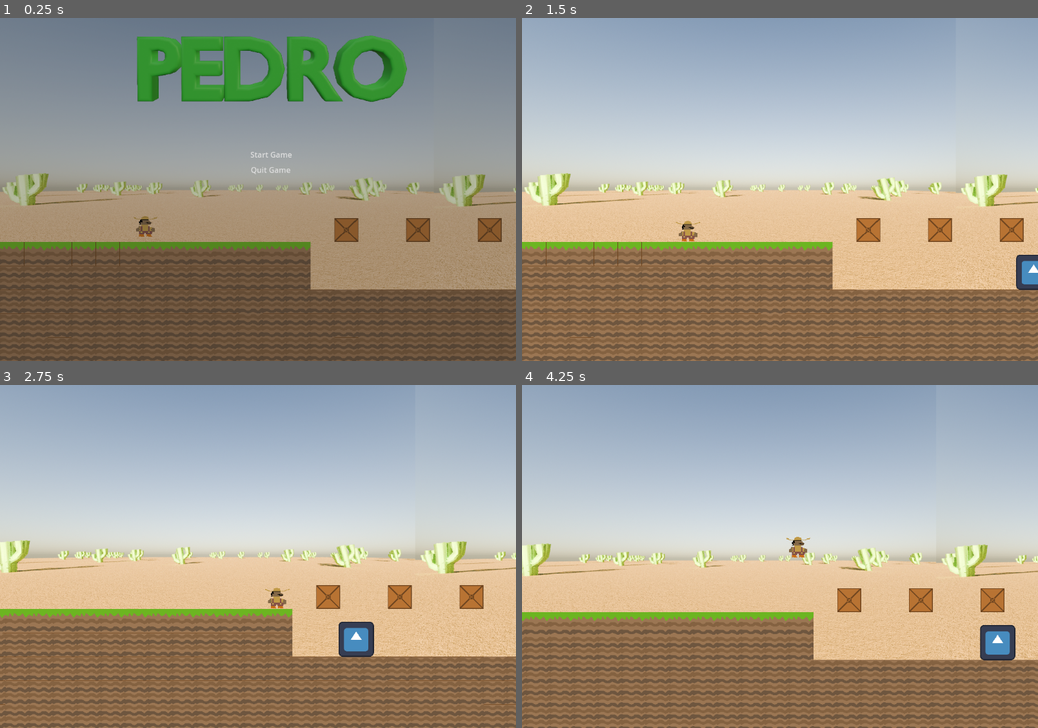
Above: before the commit, frames 1-4 (two rows, left to right).
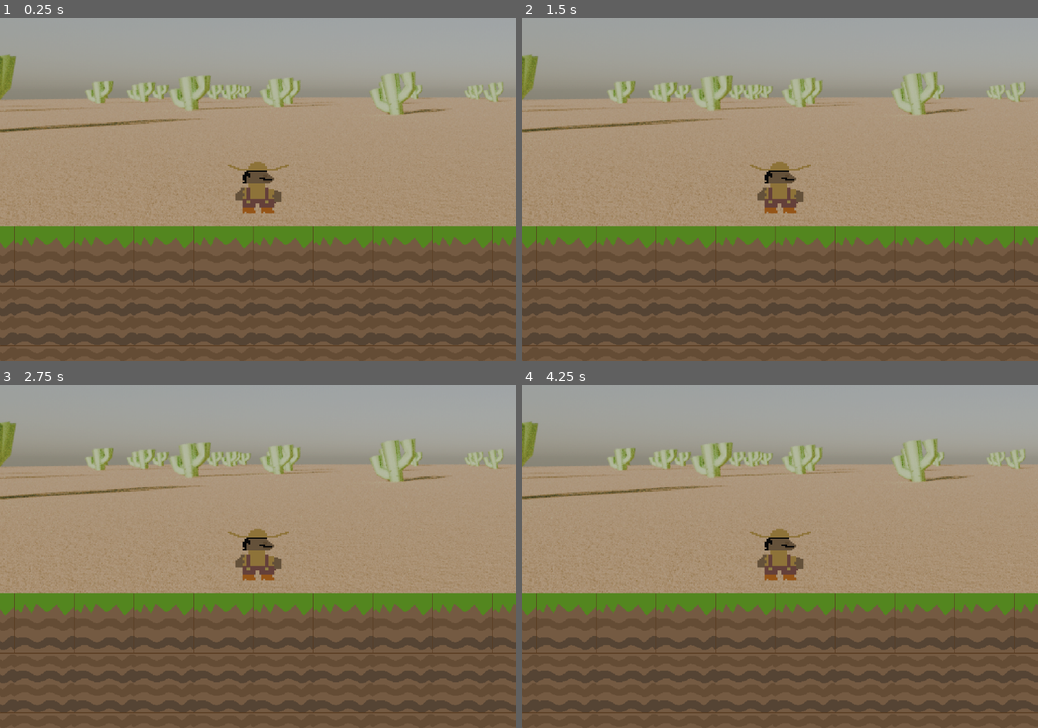
Above: after the commit, the same moments.

Repository: Burns3y/Pedro
Game: Godot game, scene res://scenes/levels/level 1.tscn
Same seed, same stepped clock (60 frames per second), same inputs: the game is played once before the commit and once after it. The engine's default icon, where the game draws it, is replaced by a stand-in: a white triangle on a blue panel in a dark square.
Inputs (mouse positions are in pixels of both pictures, inside the frame that each line leads up to):
- Up to frame 1 (0.25 s): no input
- Up to frame 2 (1.5 s): click (795, 155) at 0.5 s, where only the run before the commit has a clickable "Start Game"; hold Right (right) from 1.28 s (still down)
- Up to frame 3 (2.75 s): keep holding Right (right); tap W (jump) at 1.52, 2.27 s
- Up to frame 4 (4.25 s): release Right (right) at 2.78 s; hold Left (left) 2.78-3.53 s; hold Right (right) from 3.53 s (still down); tap W (jump) at 3.77 s

The runs differ from the first frame. In frame 1, 67% of the frame differs, in the area x 0-100%, y 0-100%; in frame 2, 88%; in frame 3, 88%; in frame 4, 89%.

Commit message:
FIXED CAMERA AASDFGHJK

Diff:
--- a/project.godot
+++ b/project.godot
@@ -19,6 +19,7 @@
 
 window/size/viewport_width=1080
 window/size/viewport_height=720
+window/stretch/scale=2.5
 
 [input]
 
--- a/scenes/levels/Start Screen/start_screen.gd
+++ b/scenes/levels/Start Screen/start_screen.gd
@@ -10,7 +10,7 @@
 func _on_quit_button_pressed():
 	get_tree().quit()
 
-func _physics_process(delta):
+func _physics_process(_delta):
 	if SIGNAL == true:
 		while $Panel.modulate.a > 0:
 			$Panel.modulate.a -= 0.05
--- a/scenes/levels/level 1.gd
+++ b/scenes/levels/level 1.gd
@@ -10,7 +10,7 @@
 
 
 
-func _process(delta):
+func _process(_delta):
 	if $Pedro.position.x > 1500 and not guard_2_spawned:
 		var guard_2 = guard_scene.instantiate() as CharacterBody2D
 		guard_2.position = Vector2(4088, 517)
